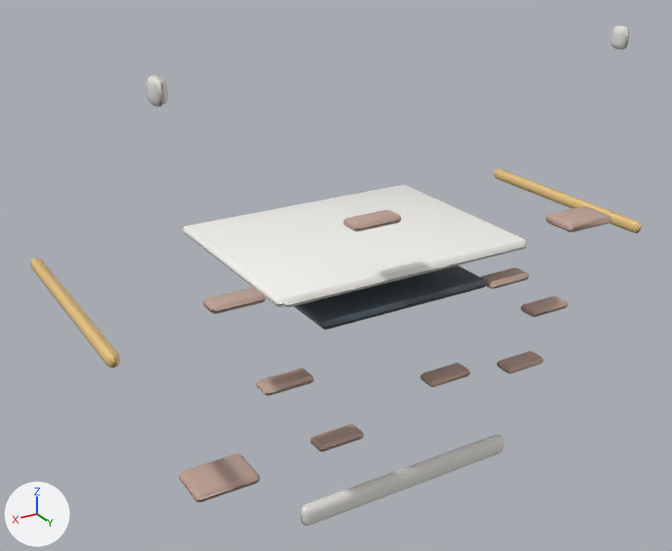
One commit to the glTF model unity/Assets/Art/EarlyGame/garage-kit/garage-whiteboard-1995.glb: the scene before it, then after it.
Camera for both pictures: a camera (50 mm lens) standing at (1.041, 1.931, 1.967) and looking at (0.041, 0.264, 1.134). The lights are fixed; the arrows at lower left show +X, +Y and +Z. The older version comes first. Where no turn or scale is listed for an object, it has been applied to the vertices.

Script lines for the objects in view, before the commit:
```python
ob_chart_001 = bpy.data.objects.new('Chart.001', me_cube_043)
ob_chart_001.location = (0.0, 0.432, 0.0)
ob_framel_001 = bpy.data.objects.new('FrameL.001', me_cube_038)
ob_framel_001.location = (0.0, 0.262, 0.0)
ob_framer_001 = bpy.data.objects.new('FrameR.001', me_cube_039)
ob_framer_001.location = (0.0, 0.262, 0.0)
ob_mounttabl_001 = bpy.data.objects.new('MountTabL.001', me_cube_041)
ob_mounttabl_001.location = (0.0, 0.485, 0.0)
ob_mounttabr_001 = bpy.data.objects.new('MountTabR.001', me_cube_042)
ob_mounttabr_001.location = (0.0, 0.485, 0.0)
ob_padblue_001 = bpy.data.objects.new('PadBlue.001', me_cube_045)
ob_padblue_001.location = (0.0, 0.52, 0.0)
ob_padred_001 = bpy.data.objects.new('PadRed.001', me_cube_044)
ob_padred_001.location = (0.0, 0.515, 0.0)
ob_stroke0_001 = bpy.data.objects.new('stroke0.001', me_cube_046)
ob_stroke0_001.location = (0.0, 0.525, 0.0)
ob_stroke6_001 = bpy.data.objects.new('stroke6.001', me_cube_052)
ob_stroke6_001.location = (0.0, 0.525, 0.0)
# also in view: 'Surface.001' at (0.0, 0.262, 1.22); 'stroke4.001' at (0.4, 0.5, 1.25); 'Tray.001' at (0.0, 0.51, 0.72); 'stroke2.001' at (0.3, 0.5, 1.05); 'BackPlate.001' at (0.0, 0.282, 1.22)
```
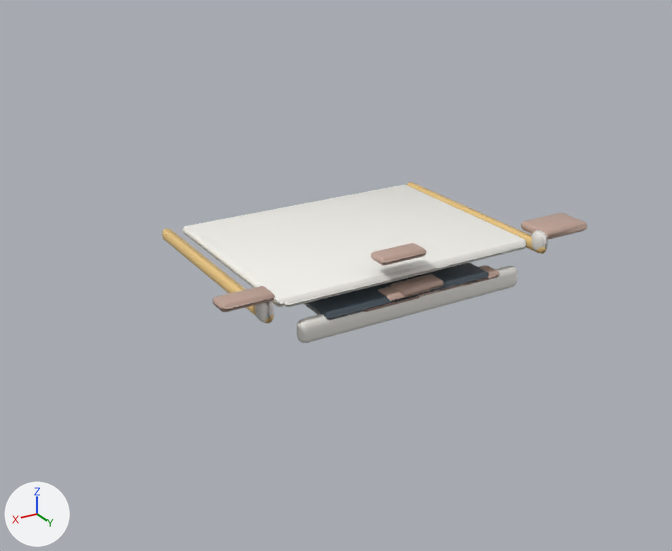
Boxes [x1, y1, x2, y2] around the edits, measured in the pictures (672 x 551 px):
'Tray.001', moved: before [300, 434, 504, 526]; after [297, 266, 518, 343]
'Chart.001', moved: before [294, 265, 487, 330]; after [304, 262, 489, 320]
'FrameR.001', moved: before [31, 257, 120, 368]; after [162, 228, 274, 323]
'PadRed.001', moved (mostly hidden afterwards): before [179, 454, 260, 502]; after [371, 296, 420, 311]
'FrameL.001', moved: before [494, 169, 641, 233]; after [407, 182, 547, 254]
'PadBlue.001', moved: before [546, 206, 611, 232]; after [521, 213, 587, 240]
'stroke0.001', moved: before [343, 210, 401, 232]; after [371, 243, 426, 265]
'stroke3.001', moved: before [420, 363, 470, 387]; after [390, 274, 444, 295]
'stroke4.001', moved: before [203, 287, 266, 314]; after [213, 286, 275, 312]
'stroke6.001', moved: before [310, 424, 364, 452]; after [378, 286, 430, 301]
'stroke2.001', moved (mostly hidden afterwards): before [256, 368, 314, 396]; after [363, 300, 404, 312]
'MountTabR.001', moved: before [146, 75, 168, 107]; after [255, 301, 274, 323]
'stroke1.001', moved: before [481, 268, 529, 289]; after [463, 265, 499, 286]
'stroke7.001', moved: before [497, 351, 544, 374]; after [419, 286, 453, 296]
'stroke5.001', moved: before [521, 296, 568, 317]; after [439, 281, 474, 292]
'MountTabL.001', moved: before [611, 25, 630, 50]; after [531, 230, 548, 251]

What changed in the scene script:
```text
Change ob_framel_001:
    ob_framel_001.location: (0.0, 0.262, 0.0) -> (0.299, 0.262, 0.009)
Change ob_framer_001:
    ob_framer_001.location: (0.0, 0.262, 0.0) -> (-0.299, 0.262, 0.009)
Change ob_tray_001:
    ob_tray_001.location: (0.0, 0.53, 0.0) -> (0.0, 0.53, 0.436)
Change ob_mounttabl_001:
    ob_mounttabl_001.location: (0.0, 0.485, 0.0) -> (0.178, 0.485, 0.0)
Change ob_mounttabr_001:
    ob_mounttabr_001.location: (0.0, 0.485, 0.0) -> (-0.178, 0.485, 0.0)
Change ob_chart_001:
    ob_chart_001.location: (0.0, 0.432, 0.0) -> (-0.006, 0.432, 0.017)
Change ob_padred_001:
    ob_padred_001.location: (0.0, 0.515, 0.0) -> (-0.382, 0.515, 0.313)
Change ob_padblue_001:
    ob_padblue_001.location: (0.0, 0.52, 0.0) -> (0.074, 0.52, -0.003)
Change ob_stroke0_001:
    ob_stroke0_001.location: (0.0, 0.525, 0.0) -> (-0.064, 0.525, -0.084)
Change ob_stroke1_001:
    ob_stroke1_001.location: (0.0, 0.525, 0.0) -> (0.086, 0.525, 0.024)
Change ob_stroke2_001:
    ob_stroke2_001.location: (0.0, 0.525, 0.0) -> (-0.217, 0.525, 0.123)
Change ob_stroke3_001:
    ob_stroke3_001.location: (0.0, 0.525, 0.0) -> (0.087, 0.525, 0.236)
Change ob_stroke4_001:
    ob_stroke4_001.location: (0.0, 0.525, 0.0) -> (-0.019, 0.525, -0.001)
Change ob_stroke5_001:
    ob_stroke5_001.location: (0.0, 0.525, 0.0) -> (0.282, 0.525, 0.126)
Change ob_stroke6_001:
    ob_stroke6_001.location: (0.0, 0.525, 0.0) -> (-0.159, 0.525, 0.301)
Change ob_stroke7_001:
    ob_stroke7_001.location: (0.0, 0.525, 0.0) -> (0.274, 0.525, 0.257)
```
